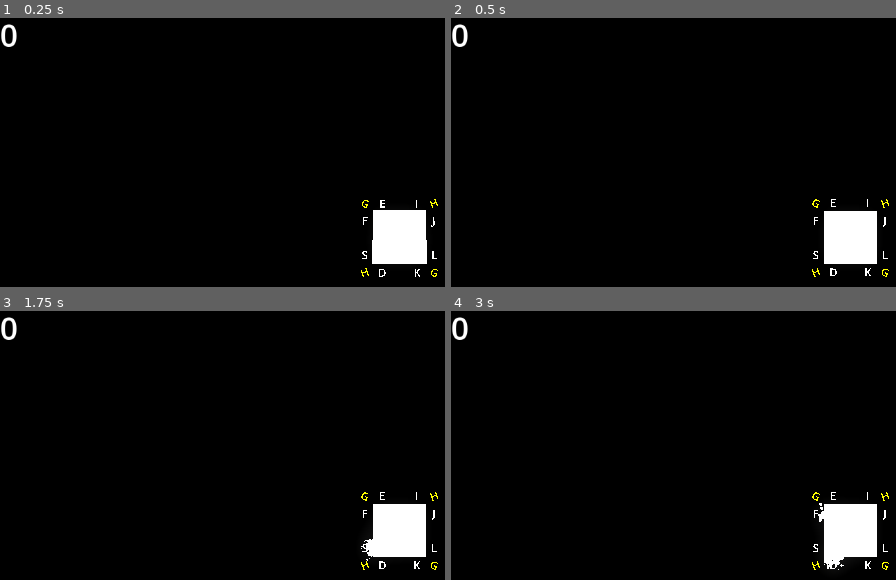
Above: before the commit, frames 1-4 (two rows, left to right).
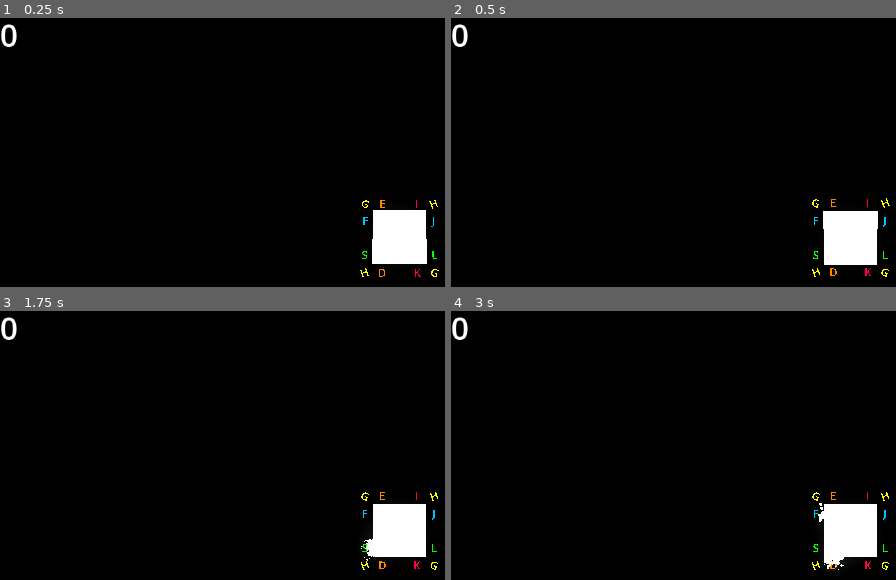
Above: after the commit, the same moments.

Repository: Ovionyx/Cube-Rhythm-Game
Game: Godot game, scene res://scenes/game.tscn
Two runs of this game, one before a commit and one after it. Both use one fixed random seed, a clock stepped at 60 frames per second and the inputs below. This scene is started directly instead of the project's main scene. Sound files missing from this copy of the repository are replaced by a short silence.
Inputs (mouse positions are in pixels of both pictures, inside the frame that each line leads up to):
- Up to frame 1 (0.25 s): no input
- Up to frame 2 (0.5 s): no input
- Up to frame 3 (1.75 s): tap Enter at 0.5 s; move the mouse to (outside the picture) at 0.52 s; hold D 0.53-1.28 s; tap H at 0.6 s; click (outside the picture) at 0.67 s; move the mouse to (240, 553) at 1.27 s; hold S from 1.28 s (still down); tap G at 1.35 s
- Up to frame 4 (3 s): tap Space at 2 s; move the mouse to (outside the picture) at 2.02 s; release S at 2.03 s; hold D from 2.03 s (still down); tap J at 2.1 s; tap Enter at 2.75 s; move the mouse to (outside the picture) at 2.77 s; tap F at 2.85 s; click (outside the picture) at 2.92 s

The runs differ from the first frame. In frame 1, 0.2% of the frame differs, in the area x 80-99%, y 67-97%; in frame 2, 0.2%, in the area x 81-99%, y 66-96%; in frame 3, 0.1%; in frame 4, 0.1%.
Error in both runs: Attempt to call function 'get_length' in base 'null instance' on a null instance. (res://scripts/Conductor.gd:121)

Commit message:
among us

Diff:
--- a/scenes/editor.tscn
+++ b/scenes/editor.tscn
@@ -137,14 +137,14 @@
 [node name="Ruler" type="Panel" parent="MainPanel/MainVBox/EditorVBox/Staff"]
 unique_name_in_owner = true
 clip_contents = true
-custom_minimum_size = Vector2i(0, 20)
+custom_minimum_size = Vector2(0, 20)
 offset_left = 34.0
 offset_right = 1152.0
 offset_bottom = 20.0
 script = ExtResource("2_ui30h")
 
 [node name="Indicators" type="BoxContainer" parent="MainPanel/MainVBox/EditorVBox/Staff"]
-custom_minimum_size = Vector2i(30, 0)
+custom_minimum_size = Vector2(30, 0)
 offset_top = 24.0
 offset_right = 30.0
 offset_bottom = 557.0
--- a/scenes/game.tscn
+++ b/scenes/game.tscn
@@ -52,8 +52,9 @@
 albedo_color = Color(0, 0, 0, 1)
 
 [sub_resource type="StandardMaterial3D" id="StandardMaterial3D_yl6yd"]
-emission_enabled = true
-emission = Color(1, 1, 1, 1)
+albedo_color = Color(0, 0.75, 1, 1)
+emission_enabled = true
+emission = Color(0, 0.75, 1, 1)
 
 [sub_resource type="TextMesh" id="TextMesh_01r2o"]
 material = SubResource("StandardMaterial3D_yl6yd")
@@ -73,6 +74,11 @@
 font_size = 32
 depth = 0.0
 
+[sub_resource type="StandardMaterial3D" id="StandardMaterial3D_q31de"]
+albedo_color = Color(0, 1, 0, 1)
+emission_enabled = true
+emission = Color(0, 1, 0, 1)
+
 [sub_resource type="TextMesh" id="TextMesh_toy0r"]
 material = SubResource("StandardMaterial3D_yl6yd")
 text = "F"
@@ -97,11 +103,21 @@
 font_size = 32
 depth = 0.0
 
+[sub_resource type="StandardMaterial3D" id="StandardMaterial3D_a6btv"]
+albedo_color = Color(1, 0.5, 0, 1)
+emission_enabled = true
+emission = Color(1, 0.5, 0, 1)
+
 [sub_resource type="TextMesh" id="TextMesh_ute5h"]
 material = SubResource("StandardMaterial3D_yl6yd")
 text = "I"
 font_size = 32
 depth = 0.0
+
+[sub_resource type="StandardMaterial3D" id="StandardMaterial3D_e5js5"]
+albedo_color = Color(1, 0, 0.25, 1)
+emission_enabled = true
+emission = Color(1, 0, 0.25, 1)
 
 [sub_resource type="TextMesh" id="TextMesh_347aw"]
 material = SubResource("StandardMaterial3D_yl6yd")
@@ -126,9 +142,9 @@
 environment = ExtResource("3_cueke")
 
 [node name="CameraPivot" type="Node3D" parent="."]
-transform = Transform3D(0.999999, 0, 0, 0, 0.995001, -0.0998672, 0, 0.0998672, 0.995001, 0, 0.5, 0)
+transform = Transform3D(0.999999, 0, 0, 0, 0.983838, -0.179061, 0, 0.179061, 0.983838, 0, 0.5, 0)
 script = ExtResource("4_r3n3c")
-velocity = Vector3(0.514157, 0, 0)
+velocity = Vector3(0.380788, 0, 0)
 accel = 5
 active = true
 
@@ -333,6 +349,7 @@
 transform = Transform3D(1, 0, 0, 0, -4.37114e-08, 1, 0, -1, -4.37114e-08, 1, 0.5, 0.5)
 mesh = SubResource("TextMesh_3lbg3")
 skeleton = NodePath("../..")
+surface_material_override/0 = SubResource("StandardMaterial3D_q31de")
 
 [node name="MeshInstance3D3" type="MeshInstance3D" parent="Keybinds"]
 transform = Transform3D(1, 0, 0, 0, -4.37114e-08, 1, 0, -1, -4.37114e-08, -1, 0.5, -0.5)
@@ -353,23 +370,28 @@
 transform = Transform3D(1, 0, 0, 0, -4.37114e-08, 1, 0, -1, -4.37114e-08, -1, 0.5, 0.5)
 mesh = SubResource("TextMesh_qybk3")
 skeleton = NodePath("../..")
+surface_material_override/0 = SubResource("StandardMaterial3D_q31de")
 
 [node name="MeshInstance3D5" type="MeshInstance3D" parent="Keybinds"]
 transform = Transform3D(1, 0, 0, 0, -4.37114e-08, 1, 0, -1, -4.37114e-08, -0.5, 0.5, -1)
 mesh = SubResource("TextMesh_npwwa")
 skeleton = NodePath("../..")
+surface_material_override/0 = SubResource("StandardMaterial3D_a6btv")
 
 [node name="MeshInstance3D6" type="MeshInstance3D" parent="Keybinds"]
 transform = Transform3D(1, 0, 0, 0, -4.37114e-08, 1, 0, -1, -4.37114e-08, 0.5, 0.5, -1)
 mesh = SubResource("TextMesh_ute5h")
 skeleton = NodePath("../..")
+surface_material_override/0 = SubResource("StandardMaterial3D_e5js5")
 
 [node name="MeshInstance3D7" type="MeshInstance3D" parent="Keybinds"]
 transform = Transform3D(1, 0, 0, 0, -4.37114e-08, 1, 0, -1, -4.37114e-08, -0.5, 0.5, 1)
 mesh = SubResource("TextMesh_347aw")
 skeleton = NodePath("../..")
+surface_material_override/0 = SubResource("StandardMaterial3D_a6btv")
 
 [node name="MeshInstance3D8" type="MeshInstance3D" parent="Keybinds"]
 transform = Transform3D(1, 0, 0, 0, -4.37114e-08, 1, 0, -1, -4.37114e-08, 0.5, 0.5, 1)
 mesh = SubResource("TextMesh_td3ug")
 skeleton = NodePath("../..")
+surface_material_override/0 = SubResource("StandardMaterial3D_e5js5")
--- a/scenes/new_chart_dialog.tscn
+++ b/scenes/new_chart_dialog.tscn
@@ -89,7 +89,7 @@
 caret_blink_interval = 0.5
 
 [node name="AudioButton" type="Button" parent="VBoxContainer/AudioContainer"]
-custom_minimum_size = Vector2i(50, 0)
+custom_minimum_size = Vector2(50, 0)
 offset_left = 1084.0
 offset_right = 1142.0
 offset_bottom = 38.0
--- a/scenes/open_chart_dialog.tscn
+++ b/scenes/open_chart_dialog.tscn
@@ -47,7 +47,7 @@
 caret_blink_interval = 0.5
 
 [node name="PathButton" type="Button" parent="VBoxContainer/PathContainer"]
-custom_minimum_size = Vector2i(50, 0)
+custom_minimum_size = Vector2(50, 0)
 offset_left = 1084.0
 offset_right = 1142.0
 offset_bottom = 38.0
Not shown: 1 places in scenes/game.tscn that only renumber resources
